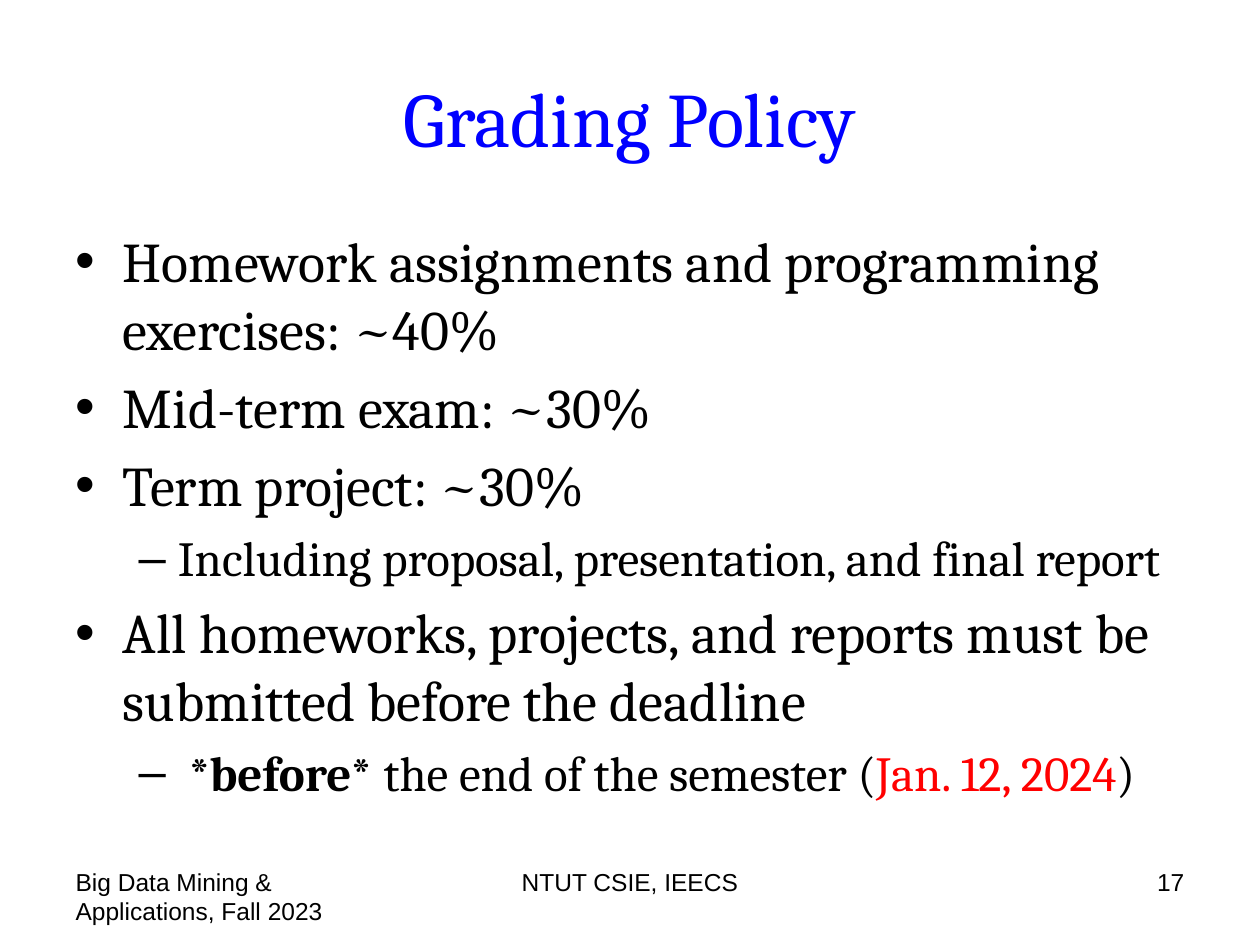
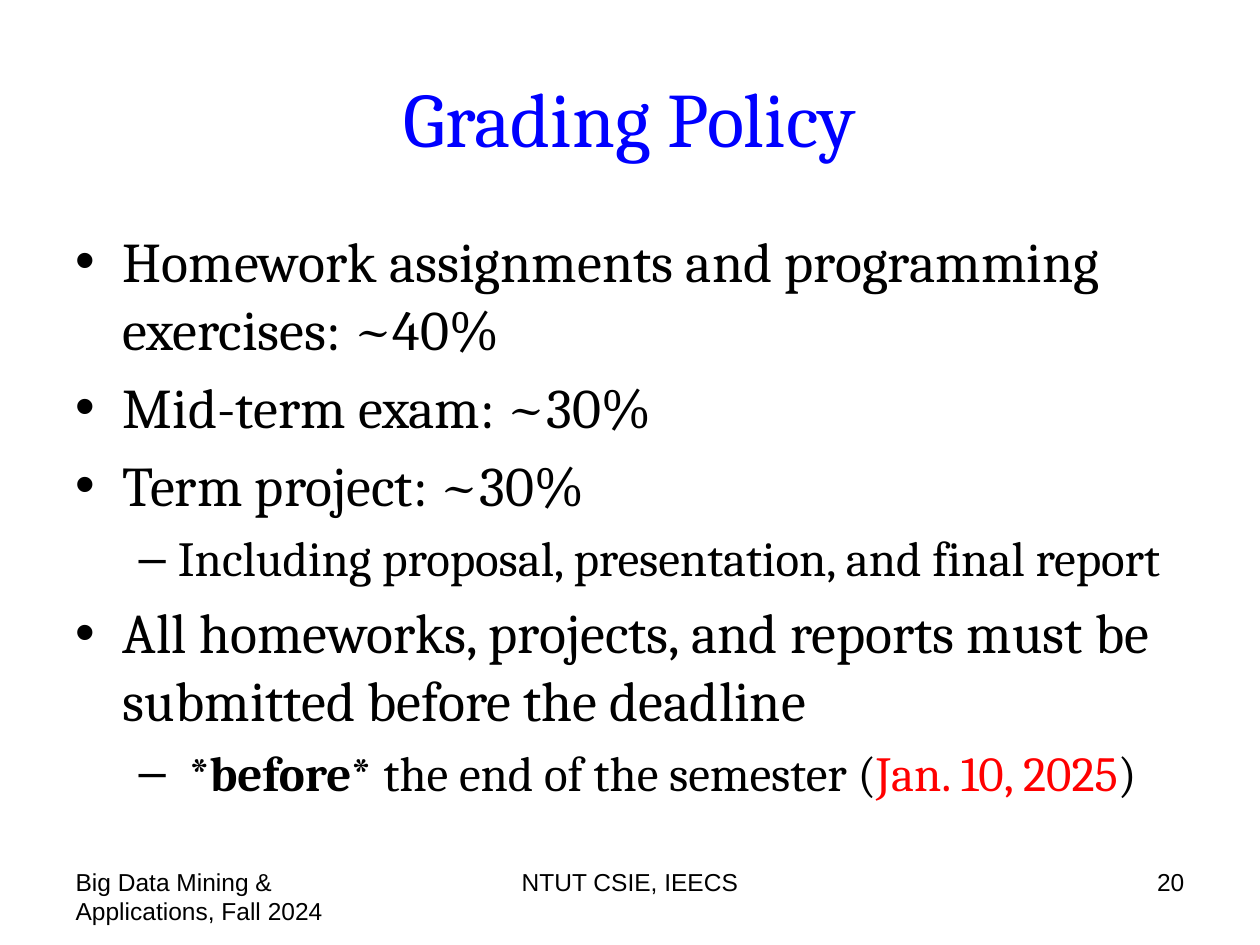
Before and after one commit to chriswjh/chriswjh.github.io, a slide deck: slide 20 of BDM/00-overview.pptx (slide 17 before the commit). Drawn at 1260x945 pixels with LibreOffice and Linux fonts; fonts in the diff are those of the drawing. Boxes give left, top, right and bottom in pixels: in the first picture for what was removed or moved away, otherwise in the second. Text is boxed around its words. In the diff, an @@ line names an element or a change of style, - is before the commit and + after.

```diff
--- a/BDM/00-overview.pptx
+++ b/BDM/00-overview.pptx
@@ text at bbox=[189, 756, 1136, 801]: text changed @@
-  – *before* the end of the semester (Jan. 12, 2024)
+  – *before* the end of the semester (Jan. 10, 2025)
@@ text at bbox=[76, 873, 323, 925]: text changed @@
-Big Data Mining & Applications, Fall 2023
+Big Data Mining & Applications, Fall 2024
@@ page number at bbox=[1157, 874, 1184, 892]: text changed @@
-17
+20
```
Also in this commit, not shown: 53 other slides changed, 3 slides added.
